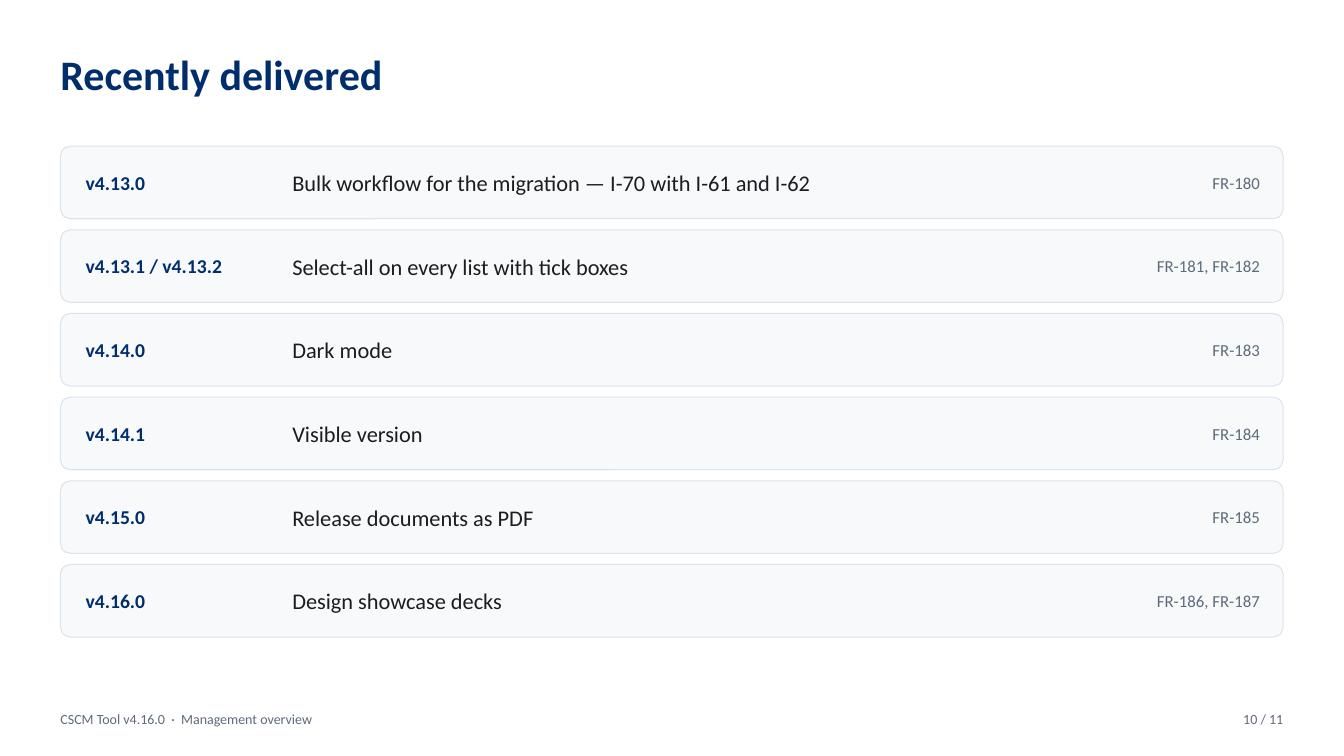
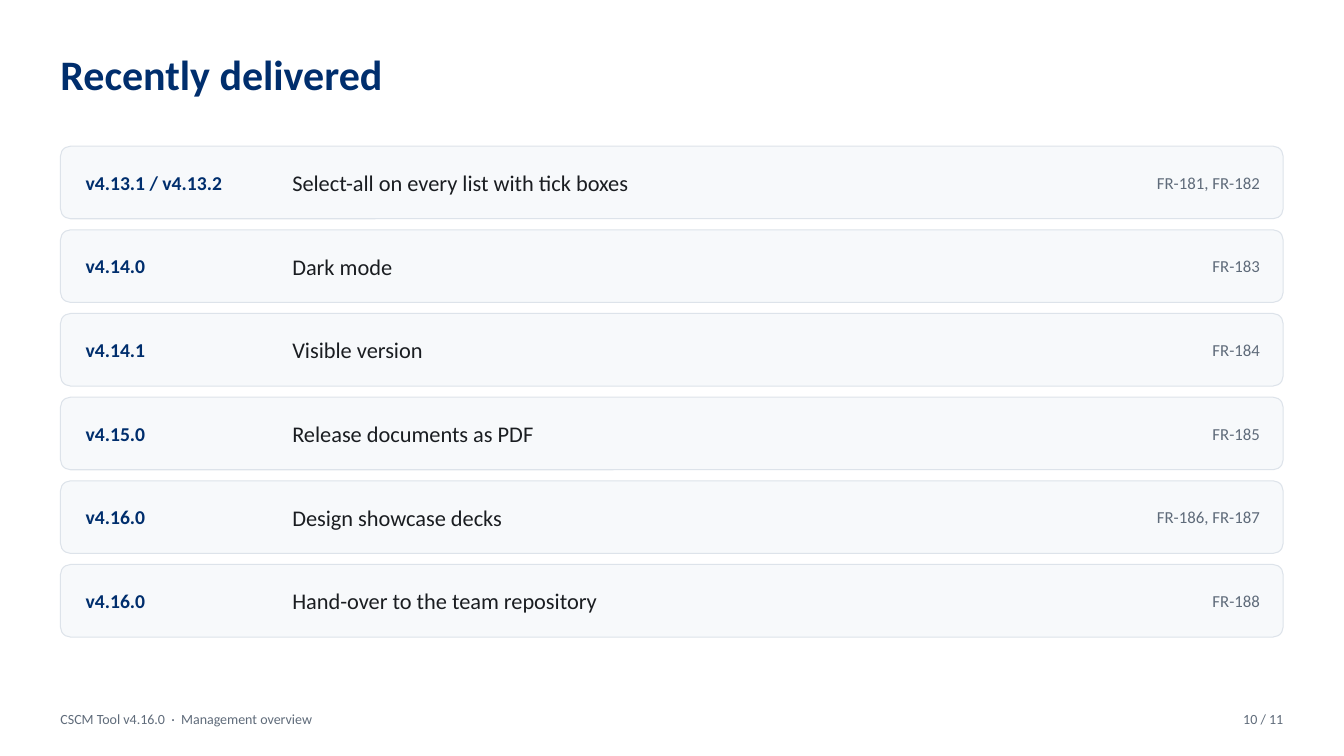
Before and after one commit to mc502x/CSCM_mc, a slide deck: slide 10 of releases/v4.16.0/CSCM-Tool_v4.16.0_Design-Showcase-Management.pptx. Drawn at 1344x756 pixels with LibreOffice and Linux fonts; fonts in the diff are those of the drawing. Boxes give left, top, right and bottom in pixels: in the first picture for what was removed or moved away, otherwise in the second. Text is boxed around its words. In the diff, an @@ line names an element or a change of style, - is before the commit and + after.

```diff
--- a/releases/v4.16.0/CSCM-Tool_v4.16.0_Design-Showcase-Management.pptx
+++ b/releases/v4.16.0/CSCM-Tool_v4.16.0_Design-Showcase-Management.pptx
@@ text at bbox=[86, 177, 222, 190]: text changed @@
-v4.13.0
+v4.13.1 / v4.13.2
@@ text removed at bbox=[292, 175, 810, 195] @@
-Bulk workflow for the migration — I-70 with I-61 and I-62
@@ text at bbox=[1157, 177, 1259, 191]: text changed @@
-FR-180
+FR-181, FR-182
@@ text at bbox=[86, 260, 145, 273]: text changed @@
-v4.13.1 / v4.13.2
+v4.14.0
@@ text at bbox=[1212, 260, 1259, 272]: text changed @@
-FR-181, FR-182
+FR-183
@@ text at bbox=[86, 344, 145, 357]: text changed @@
-v4.14.0
+v4.14.1
@@ text at bbox=[1212, 344, 1259, 356]: text changed @@
-FR-183
+FR-184
@@ text at bbox=[86, 428, 145, 441]: text changed @@
-v4.14.1
+v4.15.0
@@ text at bbox=[1212, 428, 1259, 440]: text changed @@
-FR-184
+FR-185
@@ 5 texts: place and size @@
-5 texts at bbox=[292, 259, 628, 613]
+5 texts at bbox=[292, 175, 628, 530]
@@ text at bbox=[86, 510, 145, 524]: text changed @@
-v4.15.0
+v4.16.0
@@ text at bbox=[1157, 511, 1259, 525]: text changed @@
-FR-185
+FR-186, FR-187
@@ text added at bbox=[292, 593, 597, 613], 16 pt, text #1A1D21 @@
+Hand-over to the team repository
@@ text at bbox=[1212, 595, 1259, 607]: text changed @@
-FR-186, FR-187
+FR-188
```
Also in this commit, not shown: 1 other slide changed, 9 other files.
